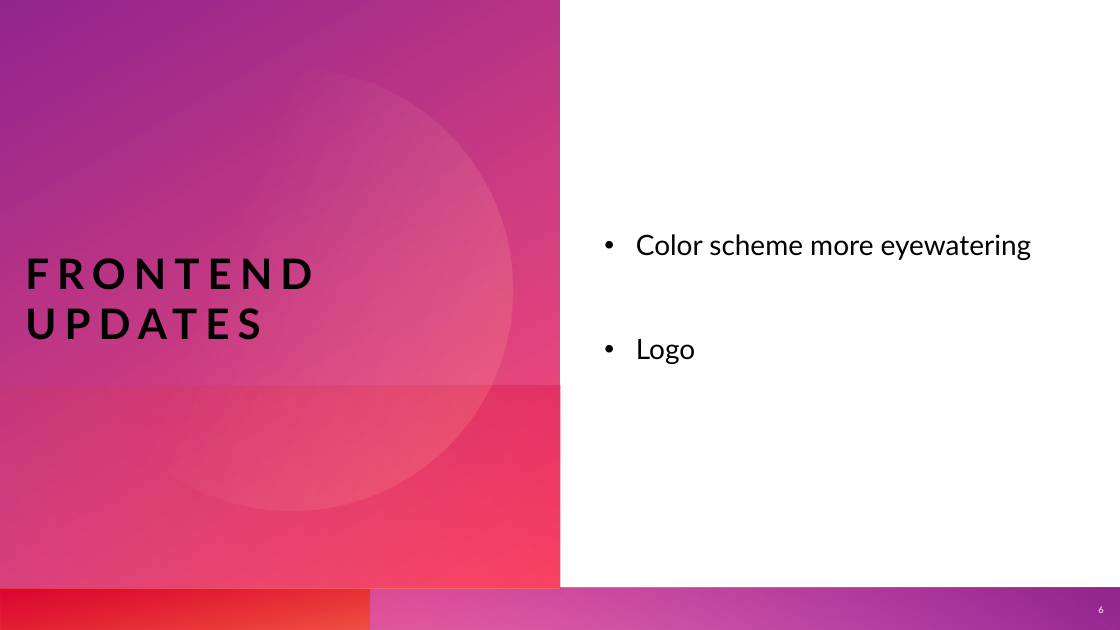
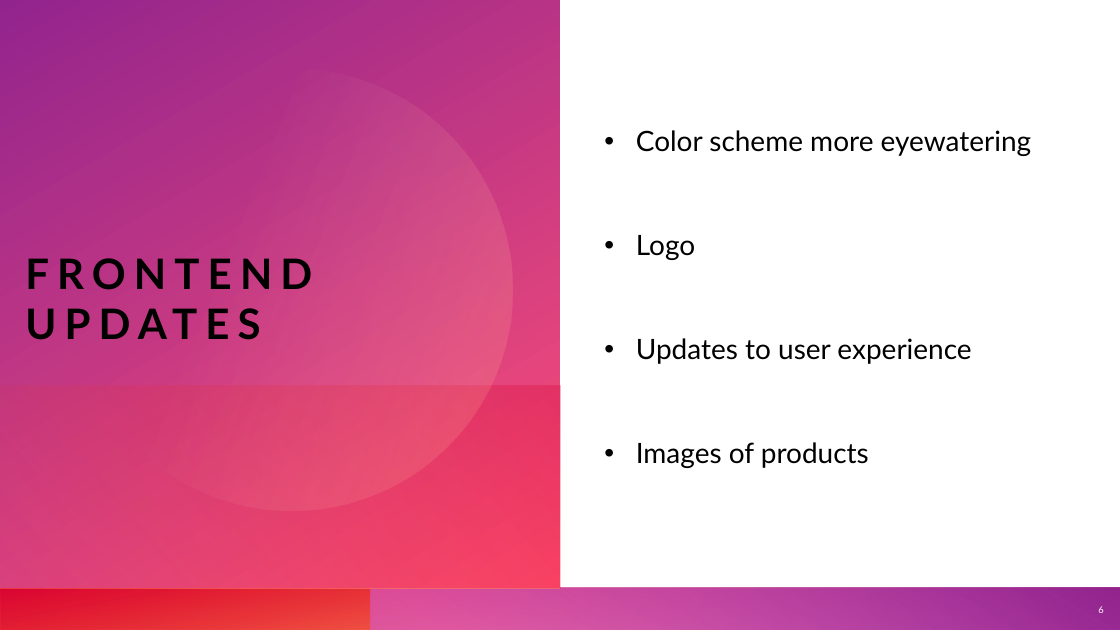
Before and after one commit to cart7982/CaravanSeraiCS360, a slide deck: slide 6 of Presentations/Caravanserai - Phase 3.pptx. Drawn at 1120x630 pixels with LibreOffice and Linux fonts; fonts in the diff are those of the drawing. Boxes give left, top, right and bottom in pixels: in the first picture for what was removed or moved away, otherwise in the second. Text is boxed around its words. In the diff, an @@ line names an element or a change of style, - is before the commit and + after.

Commit message:
Images update
Images now stored in the products table and displayed on the index page.

```diff
--- a/Presentations/Caravanserai - Phase 3.pptx
+++ b/Presentations/Caravanserai - Phase 3.pptx
@@ text at [636, 338, 971, 468]: paragraphs added @@
+• Updates to user experience
+• Images of products
```
Also in this commit, not shown: 2 other slides changed, 25 other files.
